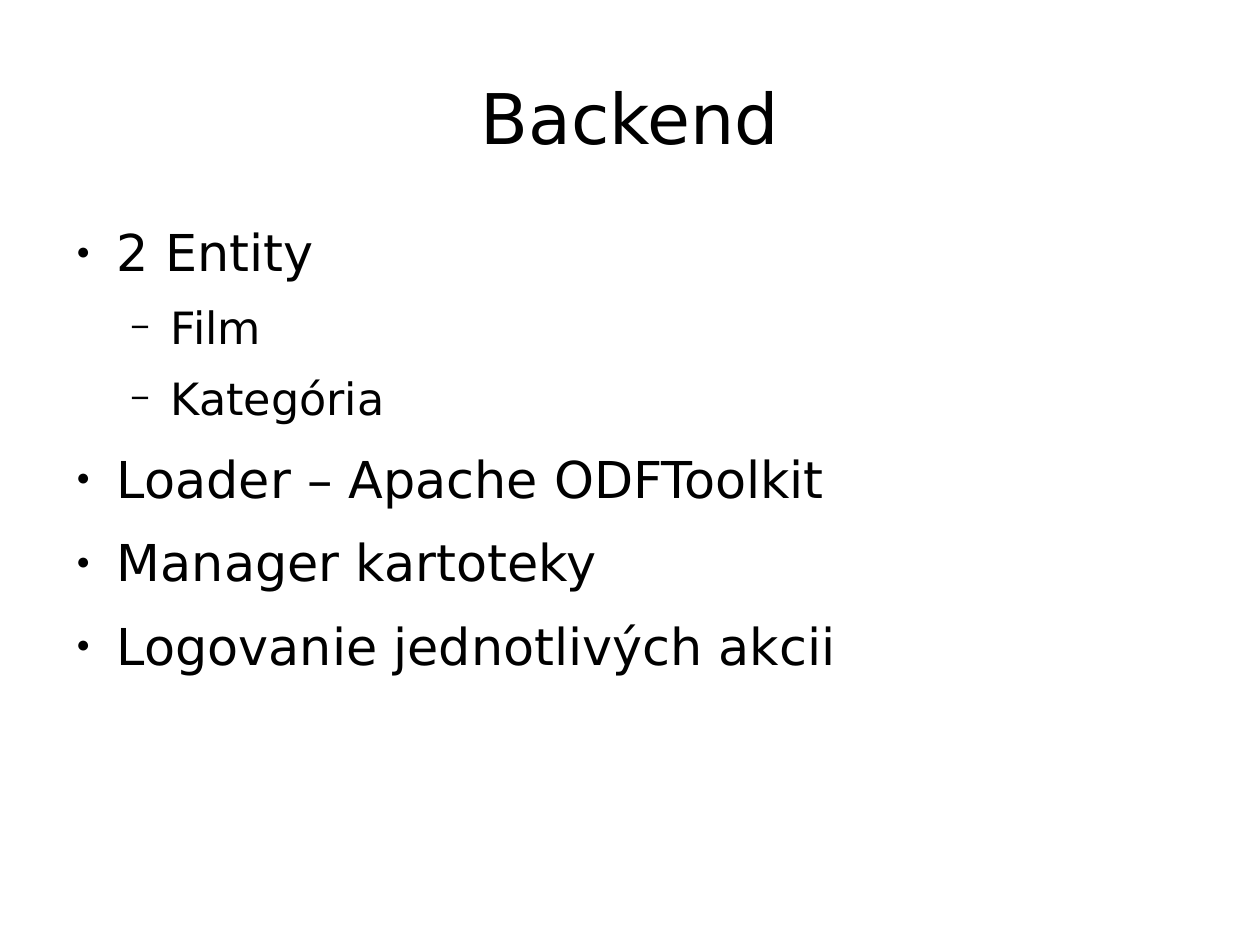
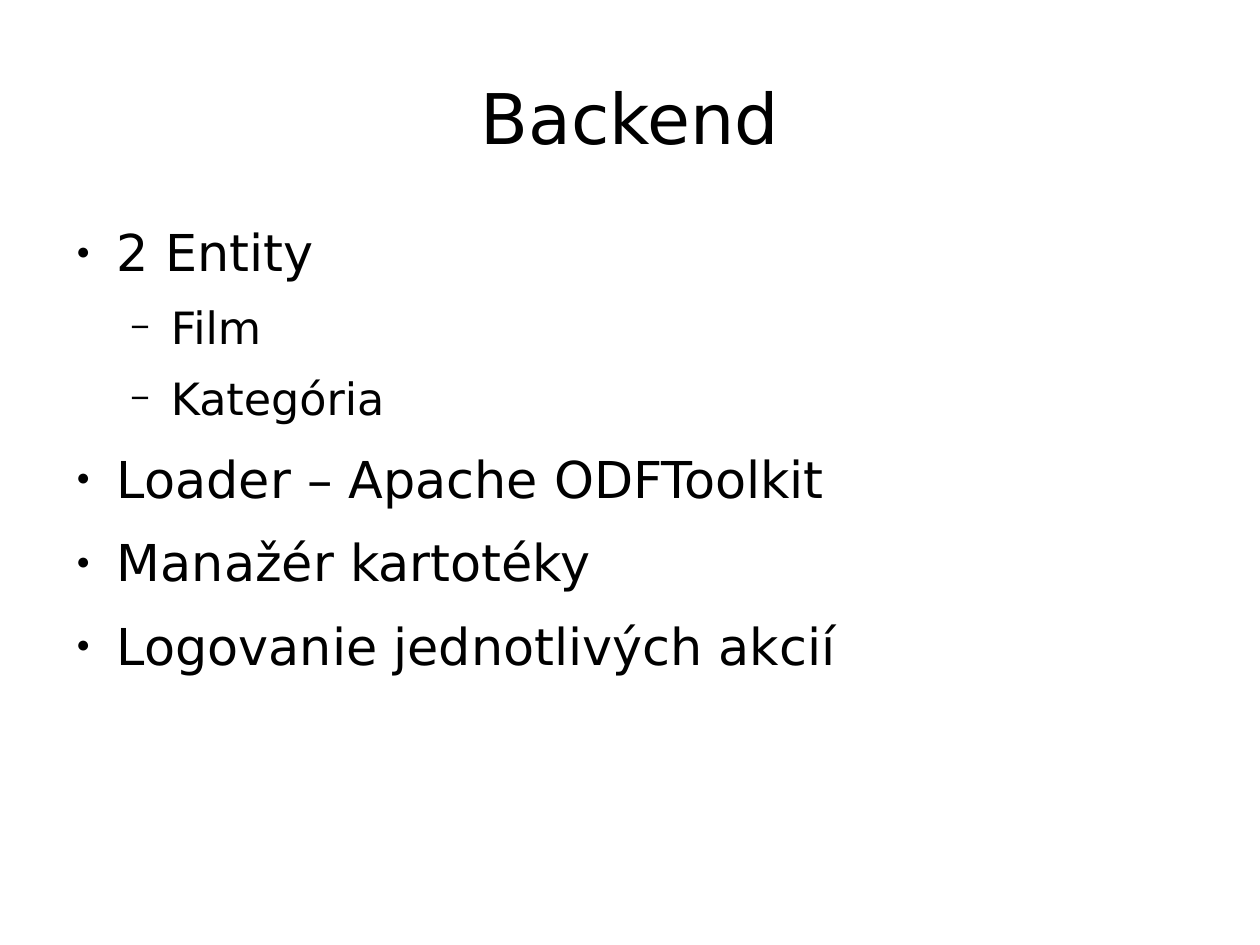
Before and after one commit to pestanko/PB138---Kartoteka, a slide deck: slide 6 of doc/presentation/Prezentacia.odp. Drawn at 1260x945 pixels with LibreOffice and Linux fonts; fonts in the diff are those of the drawing. Boxes give left, top, right and bottom in pixels: in the first picture for what was removed or moved away, otherwise in the second. Text is boxed around its words. In the diff, an @@ line names an element or a change of style, - is before the commit and + after.

```diff
--- a/doc/presentation/Prezentacia.odp
+++ b/doc/presentation/Prezentacia.odp
@@ text at [117, 540, 836, 676]: text changed @@
-● Manager kartoteky
-● Logovanie jednotlivých akcii
+● Manažér kartotéky
+● Logovanie jednotlivých akcií
```
Also in this commit, not shown: 8 other slides changed.
